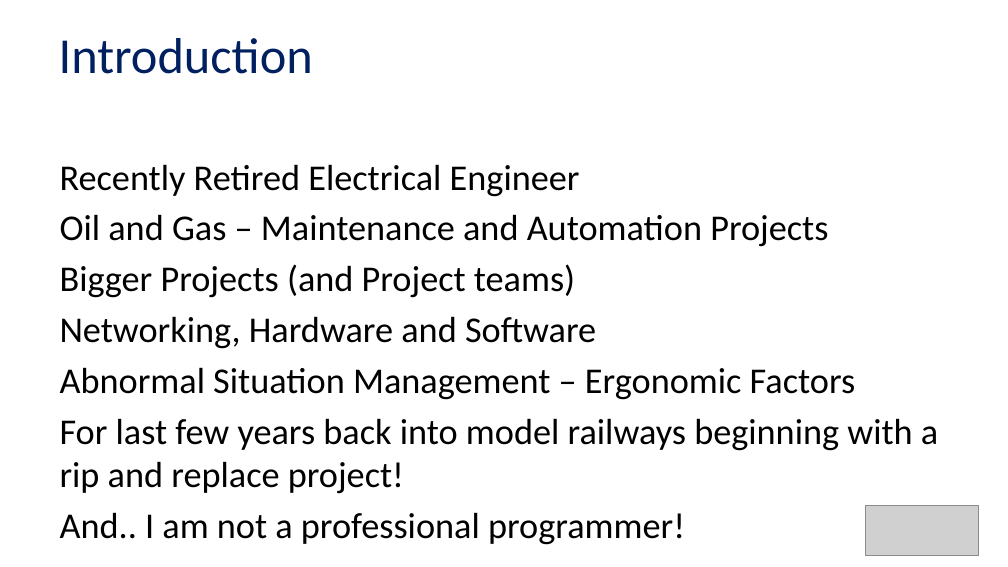
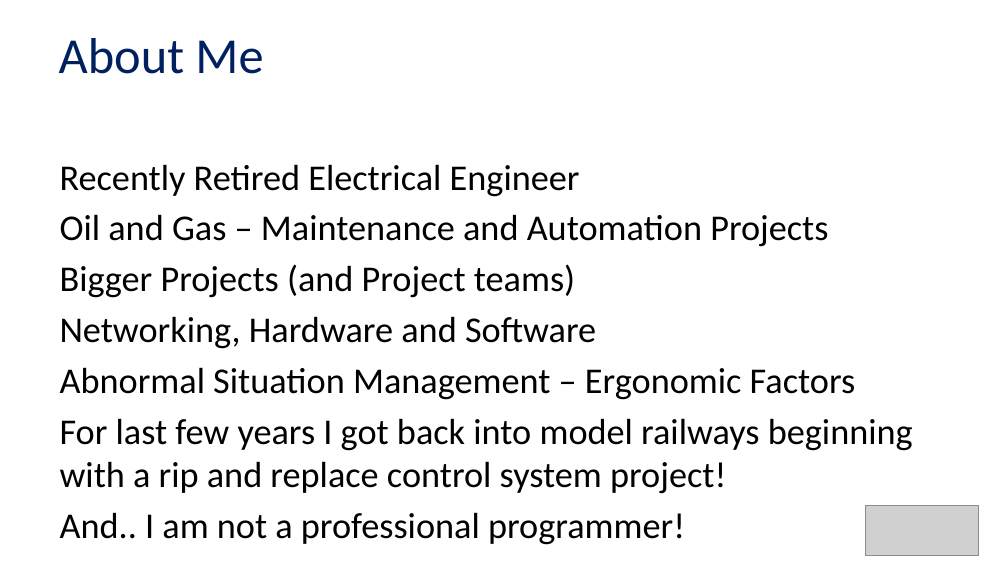
Before and after one commit to Alan-Lomax/MERG-SIG-Presentations, a slide deck: slide 2 of Introduction to Class Programming Part 1.pptx. Drawn at 1008x567 pixels with LibreOffice and Linux fonts; fonts in the diff are those of the drawing; grey boxes stand for pictures; background and template pictures are left out. Boxes give left, top, right and bottom in pixels: in the first picture for what was removed or moved away, otherwise in the second. Text is boxed around its words. In the diff, an @@ line names an element or a change of style, - is before the commit and + after.

```diff
--- a/Introduction to Class Programming Part 1.pptx
+++ b/Introduction to Class Programming Part 1.pptx
@@ title at [59,38,263,74]: text changed @@
-Introduction
+About Me
@@ text at [60,418,913,494]: text changed @@
-For last few years back into model railways beginning with a rip and replace project!
+For last few years I got back into model railways beginning with a rip and replace control system project!
```
Also in this commit, not shown: 2 other slides changed, 1 slide added, 2 other files.
